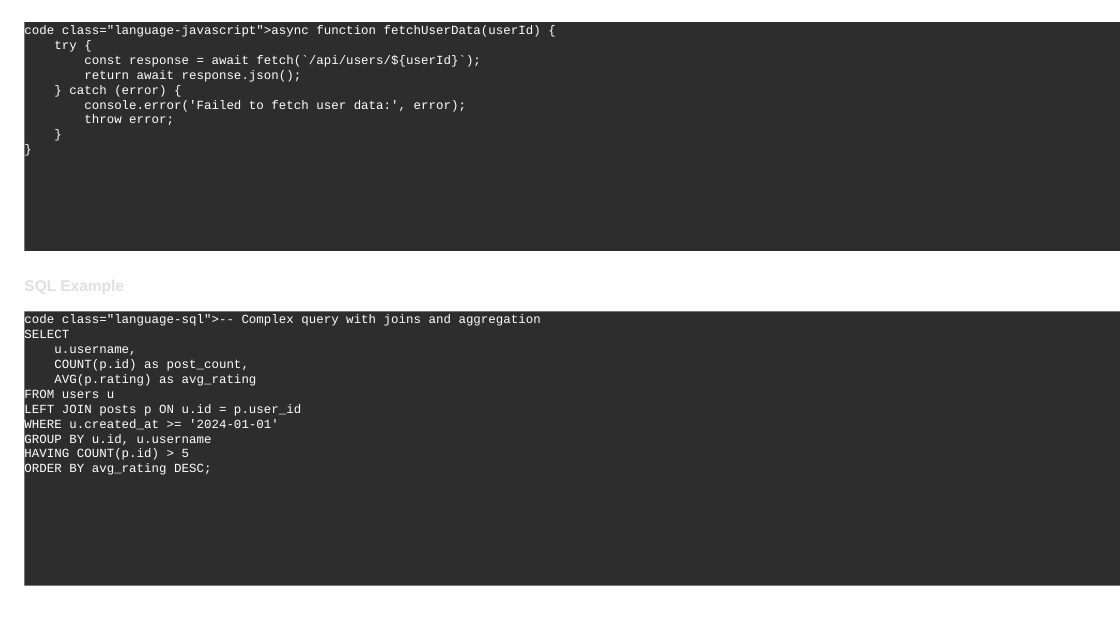
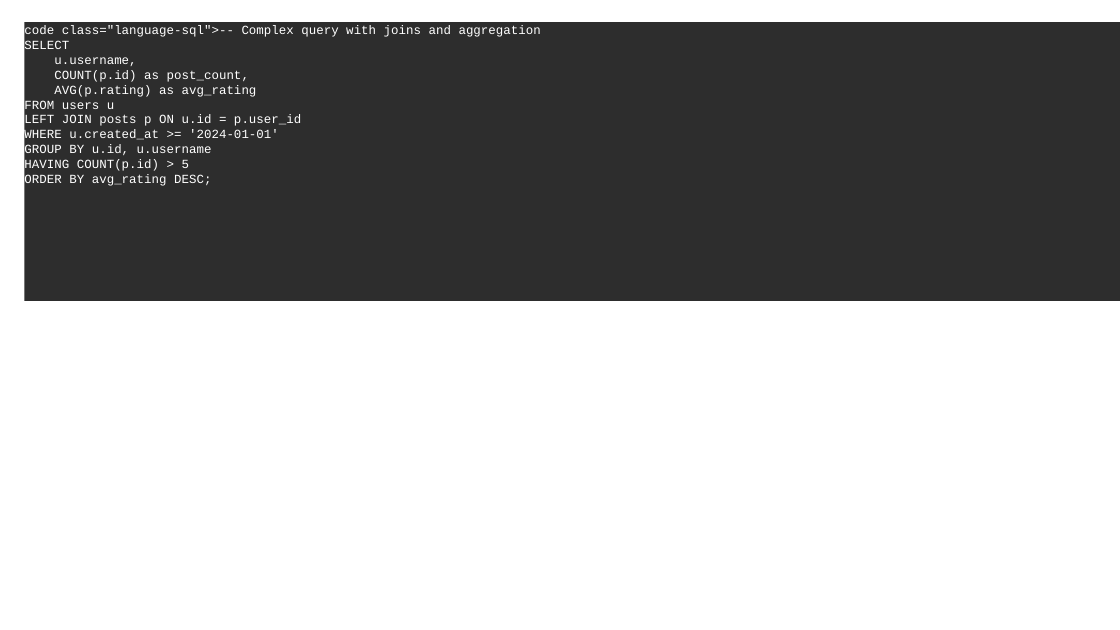
Before and after one commit to louisazhou/slidegenerator, a slide deck: slide 6 of output/comprehensive_demo_dark.pptx (slide 7 before the commit). Drawn at 1120x630 pixels with LibreOffice and Linux fonts; fonts in the diff are those of the drawing. Boxes give left, top, right and bottom in pixels: in the first picture for what was removed or moved away, otherwise in the second. Text is boxed around its words. In the diff, an @@ line names an element or a change of style, - is before the commit and + after.

```diff
--- a/output/comprehensive_demo_dark.pptx
+++ b/output/comprehensive_demo_dark.pptx
@@ rectangle "code class="language-sql">-- Complex query with ...": place and size @@
-rectangle "code class="language-sql">-- Complex query with ..." at bbox=[25, 311, 1120, 586]
+rectangle "code class="language-sql">-- Complex query with ..." at bbox=[25, 22, 1120, 301]
@@ rectangle "code class="language-sql">-- Complex query with ..." at bbox=[25, 22, 1120, 301]: line spacing 1.4 to 1 @@
@@ rectangle removed at bbox=[25, 22, 1120, 251] @@
-code class="language-javascript">async function fetchUserData(userId) {
-try {
-const response = await fetch(`/api/users/${userId}`);
-return await response.json();
-} catch (error) {
-console.error('Failed to fetch user data:', error);
-throw error;
-}
-}
```
Also in this commit, not shown: 18 other slides changed, 4 slides removed, 17 other files.
